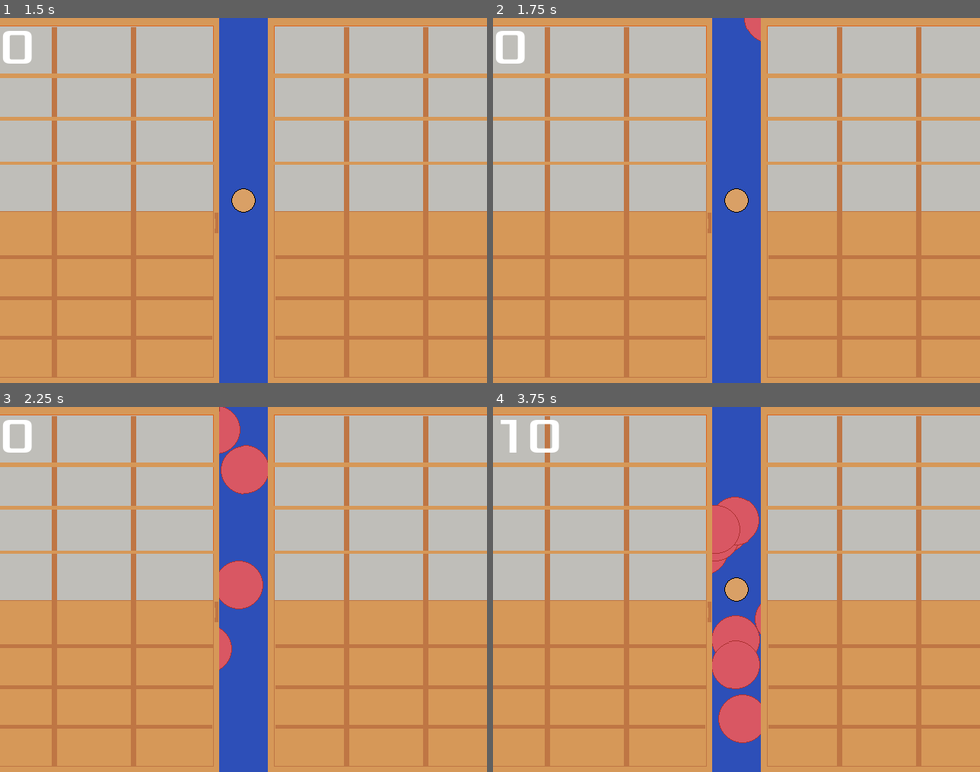
Above: before the commit, frames 1-4 (two rows, left to right).
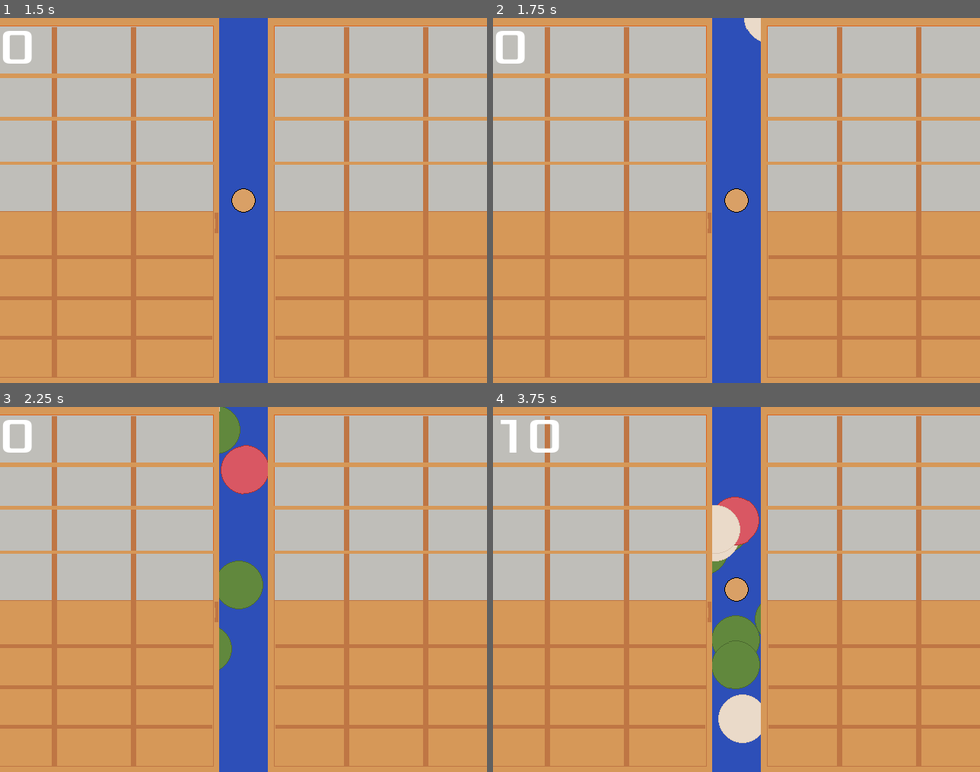
Above: after the commit, the same moments.

Repository: zundouz/ldjam54_odango
Game: Godot game, scene res://main.tscn
The game is run twice, just before and just after one commit, with the same random seed, the same clock (stepped at 60 frames per second) and the same inputs.
Inputs:
- Up to frame 1 (1.5 s): tap Enter at 0.5 s; hold Right (move_right) 0.53-1.28 s; tap Space at 1.25 s; hold Down (move_down) from 1.28 s (still down)
- Up to frame 2 (1.75 s): keep holding Down (move_down)
- Up to frame 3 (2.25 s): release Down (move_down) at 2.03 s; hold Right (move_right) from 2.03 s (still down)
- Up to frame 4 (3.75 s): release Right (move_right) at 2.78 s; hold Up (move_up) 2.78-3.53 s; hold Left (move_left) from 3.53 s (still down)

Frame 1 is identical in both runs. In frame 2, 0.2% of the frame differs, in the area x 51-55%, y 0-7%; in frame 3, 1.6%; in frame 4, 3.5%, in the area x 45-55%, y 26-93%.

Commit message:
feat: 団子のカラーバリエーション

Diff:
--- a/odango.gd
+++ b/odango.gd
@@ -6,13 +6,19 @@
 
 # Called when the node enters the scene tree for the first time.
 func _ready():
-	pass # Replace with function body.
+	# TODO: 乱数で色変更
+	var rand_int : int = randi_range(0, 2)
+	if rand_int == 0:
+		$AnimatedSprite2D.set_animation("default")
+	elif rand_int == 1:
+		$AnimatedSprite2D.set_animation("white")
+	else:
+		$AnimatedSprite2D.set_animation("green")
 
+	$AnimatedSprite2D.play()
 
 # Called every frame. 'delta' is the elapsed time since the previous frame.
 func _process(delta):
-	$AnimatedSprite2D.play()
-
 	# ボタンを押したときに、座標が串の範囲内だったら特典
 	if Input.is_action_just_pressed("move_up") and MyGlobal.is_odango_finished == true:
 		if transform.get_origin().x < Center_X_Pos + 25 and transform.get_origin().x > Center_X_Pos - 25:
--- a/odango.tscn
+++ b/odango.tscn
@@ -1,7 +1,9 @@
-[gd_scene load_steps=5 format=3 uid="uid://bfiw8j8dbch73"]
+[gd_scene load_steps=7 format=3 uid="uid://bfiw8j8dbch73"]
 
 [ext_resource type="Script" path="res://odango.gd" id="1_au4to"]
 [ext_resource type="Texture2D" uid="uid://c2qtvq1u784y8" path="res://textures/odango_pink.png" id="1_fqoq2"]
+[ext_resource type="Texture2D" uid="uid://dfe84jyy2fyh0" path="res://textures/odango_green.png" id="3_e7d40"]
+[ext_resource type="Texture2D" uid="uid://crir87mfo48cx" path="res://textures/odango_white.png" id="4_laubq"]
 
 [sub_resource type="SpriteFrames" id="SpriteFrames_s00ll"]
 animations = [{
@@ -15,6 +17,28 @@
 "loop": true,
 "name": &"default",
 "speed": 5.0
+}, {
+"frames": [{
+"duration": 1.0,
+"texture": ExtResource("3_e7d40")
+}, {
+"duration": 1.0,
+"texture": ExtResource("3_e7d40")
+}],
+"loop": true,
+"name": &"green",
+"speed": 5.0
+}, {
+"frames": [{
+"duration": 1.0,
+"texture": ExtResource("4_laubq")
+}, {
+"duration": 1.0,
+"texture": ExtResource("4_laubq")
+}],
+"loop": true,
+"name": &"white",
+"speed": 5.0
 }]
 
 [sub_resource type="CircleShape2D" id="CircleShape2D_qjb0r"]
@@ -26,6 +50,7 @@
 
 [node name="AnimatedSprite2D" type="AnimatedSprite2D" parent="."]
 sprite_frames = SubResource("SpriteFrames_s00ll")
+animation = &"white"
 
 [node name="CollisionShape2D" type="CollisionShape2D" parent="."]
 shape = SubResource("CircleShape2D_qjb0r")
Binary file added: textures/odango_green.png
Not shown, added: textures/odango_green.png.import
Binary file added: textures/odango_white.png
Not shown, added: textures/odango_white.png.import
